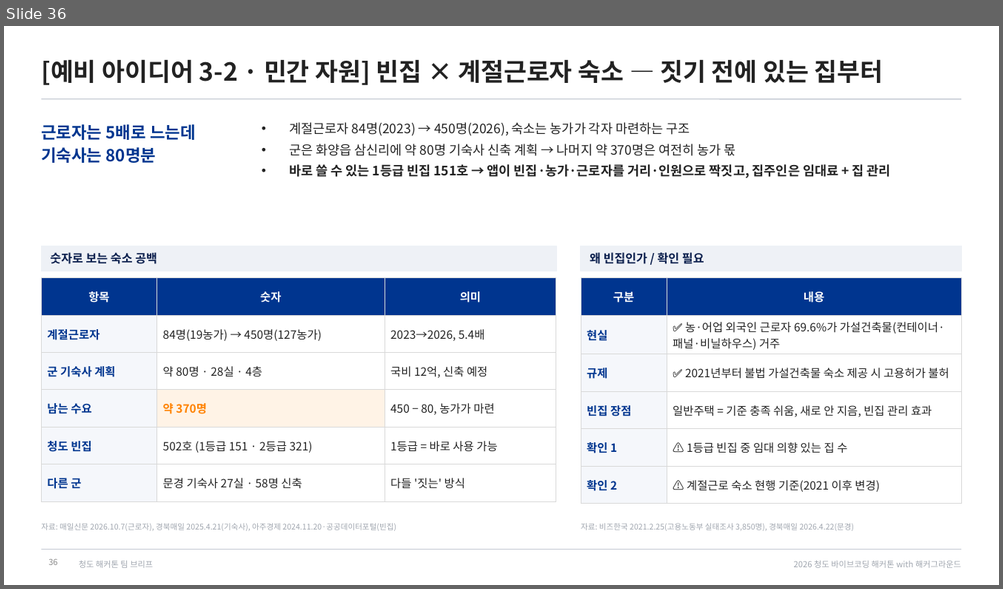
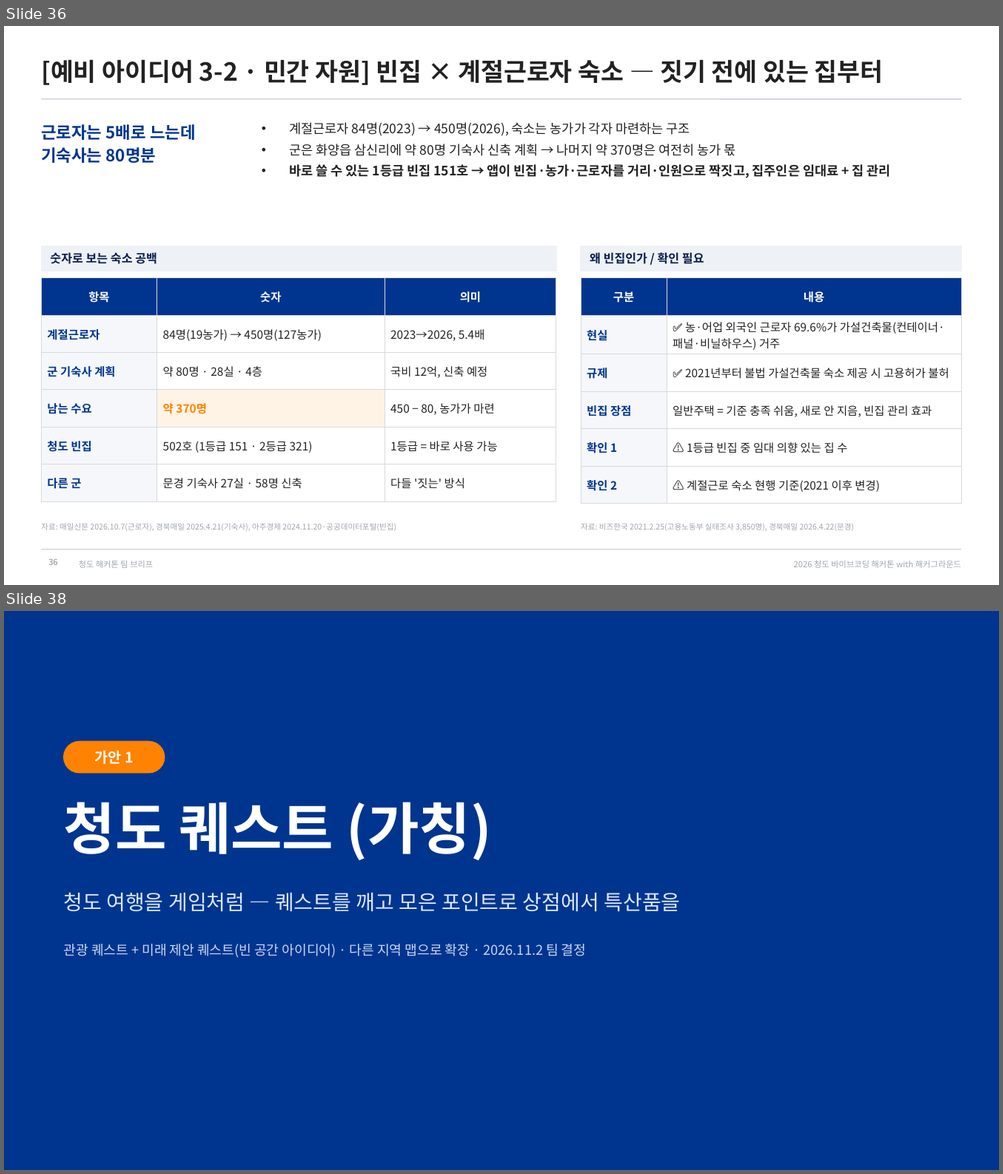
Before and after one commit to fordgril307-wq/Cheongdo_Hackathon, a slide deck: docs/team-brief/청도해커톤_팀브리프.pptx. Shown one above the other, each under a label of ours: slide 36 before the commit, slides 36 and 38 after it; the slides between them are not shown. The pictures are 1003x589 and 1003x1174 pixels, drawn with LibreOffice and Linux fonts; fonts in the diff are those of the drawing. Boxes give left, top, right and bottom in pixels: in the first picture for what was removed or moved away, otherwise in the second. Text is boxed around its words. In the diff, an @@ line names an element or a change of style, - is before the commit and + after.

```diff
--- a/docs/team-brief/청도해커톤_팀브리프.pptx
+++ b/docs/team-brief/청도해커톤_팀브리프.pptx
@@ slide 38 added at (x1=4, y1=611, x2=999, y2=1170), background #00358F @@
@@ rounded rectangle added at (x1=64, y1=741, x2=165, y2=773), fill #FF8200, outline #FF8200 1 pt @@
@@ text added at (x1=95, y1=750, x2=134, y2=764), 14 pt, text #FFFFFF, bold @@
+가안 1
@@ text added at (x1=64, y1=802, x2=492, y2=860), 54 pt, text #FFFFFF, bold @@
+청도 퀘스트 (가칭)
@@ text added at (x1=64, y1=892, x2=680, y2=912), 20 pt, text #DCE6F7 @@
+청도 여행을 게임처럼 — 퀘스트를 깨고 모은 포인트로 상점에서 특산품을
@@ text added at (x1=64, y1=944, x2=586, y2=958), 13 pt, text #C9D6EE @@
+관광 퀘스트 + 미래 제안 퀘스트(빈 공간 아이디어) · 다른 지역 맵으로 확장 · 2026.11.2 팀 결정
```
Also in this commit, not shown: 21 slides changed, 3 other slides added, 3 other files.
